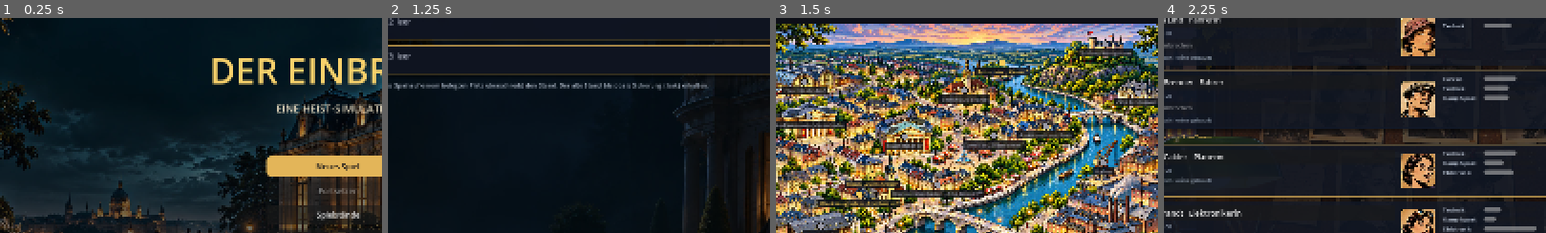
Above: before the commit, frames 1-4 (left to right).
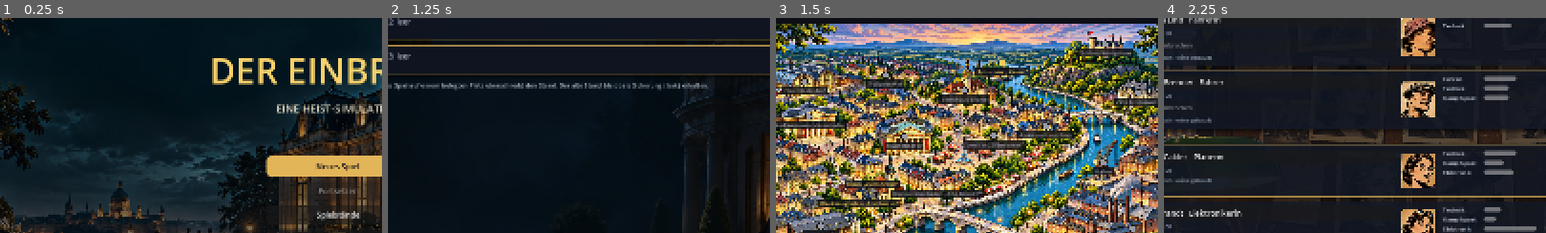
Above: after the commit, the same moments.

Repository: Martin1971-cloud/einbruch
Game: Godot game, scene res://scenes/main.tscn
Two runs of this game, one before a commit and one after it. Both use one fixed random seed, a clock stepped at 60 frames per second and the inputs below.
Inputs:
- Up to frame 1 (0.25 s): no input
- Up to frame 2 (1.25 s): click "Neues Spiel" at 0.5 s
- Up to frame 3 (1.5 s): click "Neues Spiel hier" at 1.25 s
- Up to frame 4 (2.25 s): click "Organisation" at 2 s
The pictures show only the part of the screen within x 6-56%, y 20-70%; the shares and areas given below are measured in that part.

Frames 1-2 are identical in both runs. In frame 3, 0.5% of the frame differs, in the area x 23-34%, y 24-33%; in frame 4, nothing differs.

Commit message:
Stadt: Polizeirevier als Pin auf der Karte (Position vorläufig)
Co-Authored-By: Claude Haiku 5.5 <noreply@anthropic.com>
Claude-Session: https://claude.ai/code/session_01LKpSSULuighKXwyzAG3jU1

Diff:
--- a/godot/scripts/screens/town.gd
+++ b/godot/scripts/screens/town.gd
@@ -124,6 +124,7 @@
 	# Einkaufsorte: anklickbar wie ein Ziel, öffnen den Laden oder das Autohaus
 	pins.append({"id": "laden", "name": Texte.t("ort.laden"), "pos": Vector2(0.27, 0.70), "active": true, "info": Texte.t("ort.laden_info")})
 	pins.append({"id": "autohaus", "name": Texte.t("ort.autohaus"), "pos": Vector2(0.60, 0.16), "active": true, "info": Texte.t("ort.autohaus_info")})
+	pins.append({"id": "revier", "name": Texte.t("ort.revier"), "pos": Vector2(0.33, 0.21), "active": false, "info": Texte.t("ort.revier_info")})
 	for o in GameData.OTHER_PLACES:
 		pins.append({"id": o.id, "name": Texte.d(o.name), "pos": Vector2(o.pos[0], o.pos[1]), "active": false, "info": o.get("info", "")})
 	for p in pins:
--- a/godot/scripts/texte.gd
+++ b/godot/scripts/texte.gd
@@ -246,6 +246,8 @@
 		"plan.polizei": "Polizei nach Alarm: %s",
 		"ort.laden": "Werkzeugladen „Stahlmann“",
 		"ort.autohaus": "Autohaus „Kaiser“",
+		"ort.revier": "Polizeirevier",
+		"ort.revier_info": "Hier startet die Polizei nach einem Alarm.",
 		"ort.laden_info": "Werkzeug und Kleidung kaufen.",
 		"ort.autohaus_info": "Fahrzeuge kaufen oder mieten.",
 		"spielende.titel": "Das Spiel ist vorbei",
@@ -688,6 +690,8 @@
 		"plan.polizei": "Police after the alarm: %s",
 		"ort.laden": "Tool shop „Stahlmann“",
 		"ort.autohaus": "Car dealer „Kaiser“",
+		"ort.revier": "Police station",
+		"ort.revier_info": "The police leave from here after an alarm.",
 		"ort.laden_info": "Buy tools and clothing.",
 		"ort.autohaus_info": "Buy or rent vehicles.",
 		"spielende.titel": "Game over",
